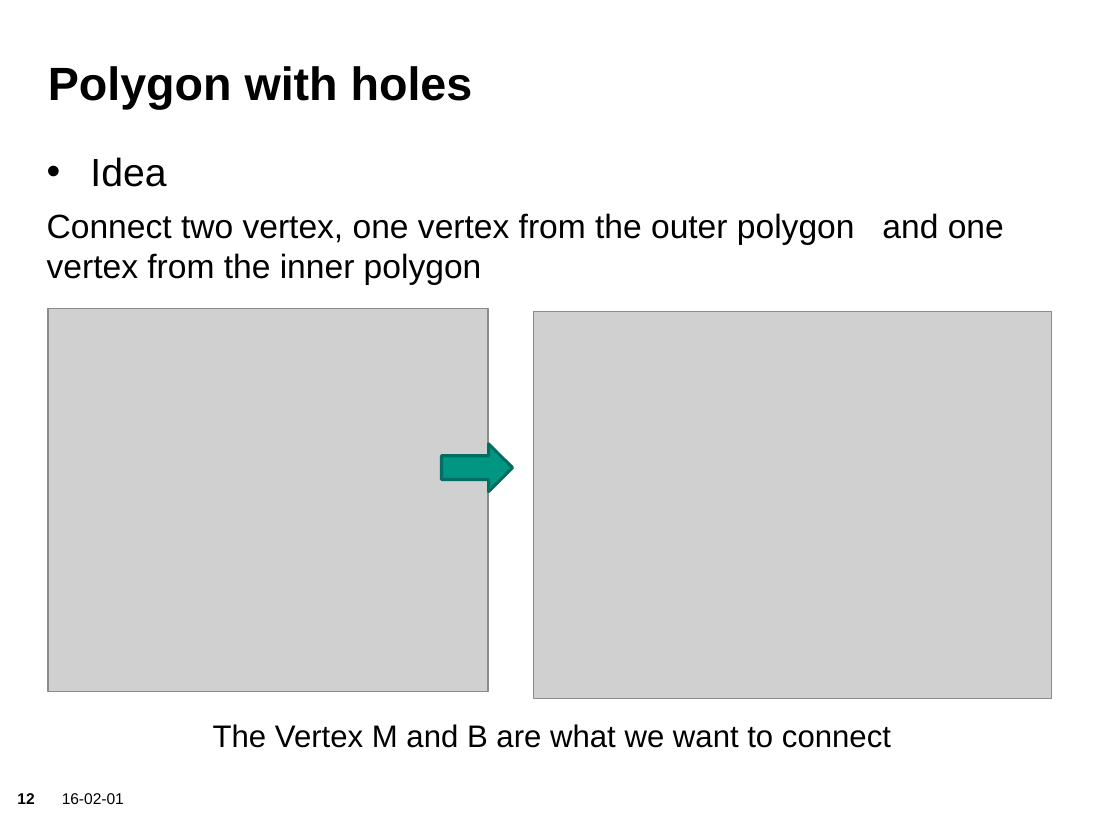
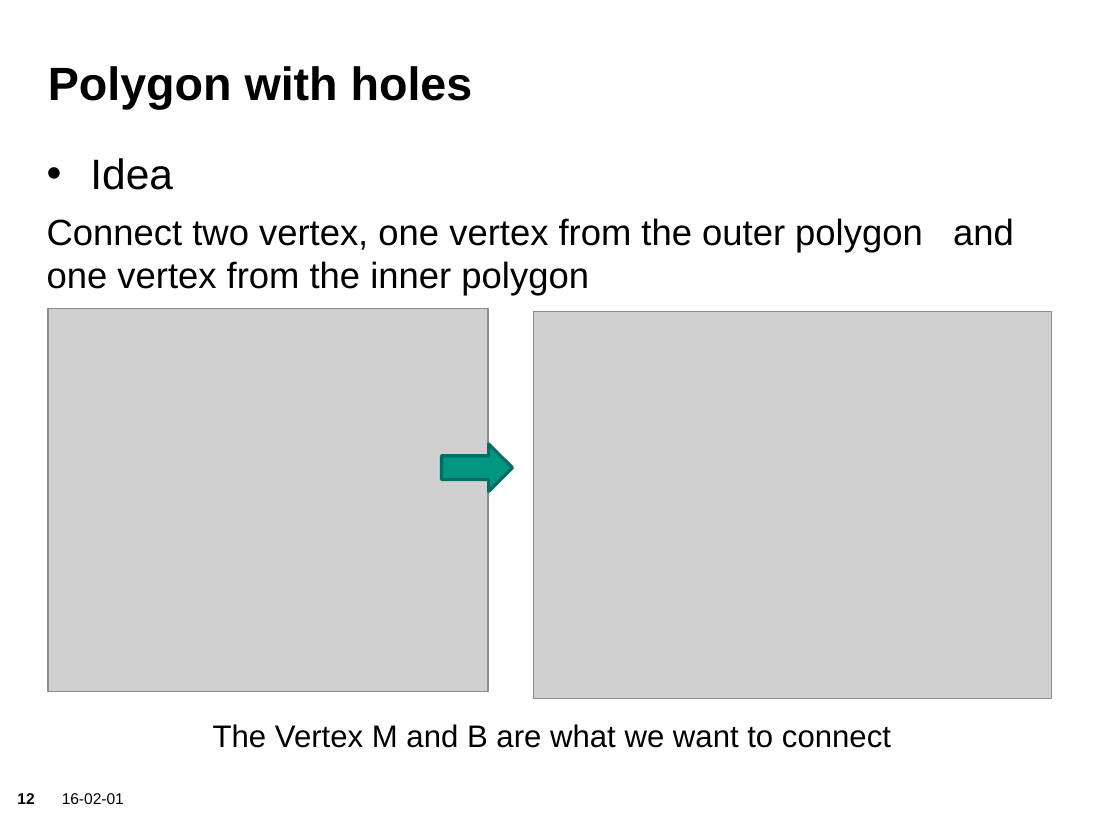
Before and after one commit to sgraf812/compgeom15, a slide deck: slide 12 of presentation/Presentation.pptx. Drawn at 1120x840 pixels with LibreOffice and Linux fonts; fonts in the diff are those of the drawing; grey boxes stand for pictures; background and template pictures are left out. Boxes give left, top, right and bottom in pixels: in the first picture for what was removed or moved away, otherwise in the second. Text is boxed around its words. In the diff, an @@ line names an element or a change of style, - is before the commit and + after.

```diff
--- a/presentation/Presentation.pptx
+++ b/presentation/Presentation.pptx
@@ text "Idea" at (47, 158, 1014, 296): size 25.2 to 27.3 pt in "Idea"; size 21.6 to 23.4 pt @@
```
Also in this commit, not shown: 3 other slides changed, 2 slides added, 1 other file.
